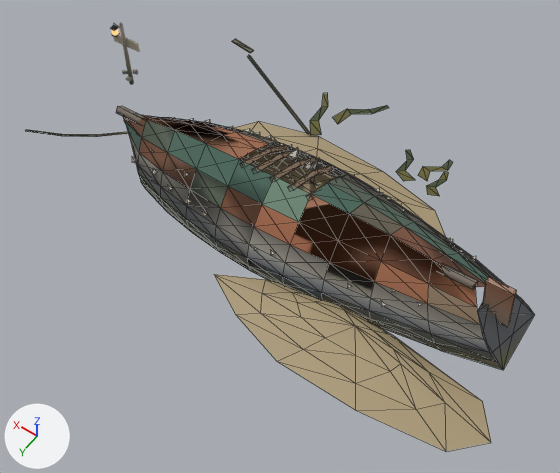
Before and after pictures for a commit that changed the glTF model public/harbour/kit/wreck_capsized.glb.
One viewpoint serves both versions: a 50 mm lens placed at (-7.46, 11.26, 17.27), pointed at (0.49, 0.13, -0.22). The axes (+X, +Y, +Z) are drawn at lower left. The lights are the same throughout. The first picture is the older version. Mesh edges are drawn as thin lines on the coarser meshes. Where no turn or scale is listed for an object, it has been applied to the vertices. Vertices at exactly the same position are counted once.

The older version as bpy lines, for what is in view:
```python
me_hull = bpy.data.meshes.new('hull')
me_hull.from_pydata(...)  # 519 vertices, 850 faces; spans x -8.3..8.3, y -4.8..4.8, z -1.7..1.7
me_hull.materials.append(mat_hb_opaque)
ob_hull = bpy.data.objects.new('hull', me_hull)
ob_hull.location = (1.09, -1.3, 1.02)
```
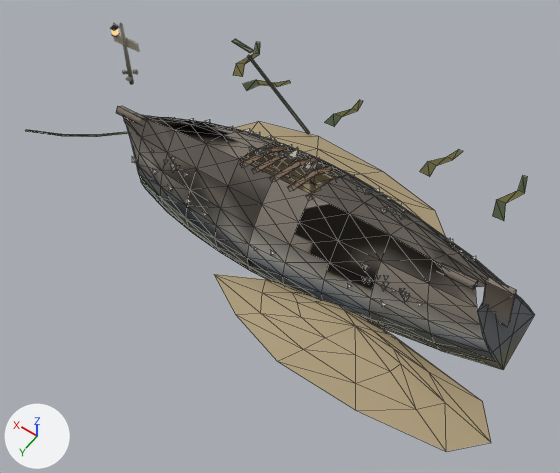
Where the newer file only moved an object's origin or applied its transform, the numbers keep the older frame.

The change, as a list of edits to the scene's bpy script:
```text
Change me_hull:
    used by ob_hull; location = (1.09, -1.3, 1.02)
    remove me_hull.from_pydata(...)  # 519 vertices, 850 faces; spans x -8.3..8.3, y -4.8..4.8, z -1.7..1.7
    add me_hull.from_pydata(...)  # 687 vertices, 976 faces; spans x -8.3..8.3, y -5.0..4.8, z -1.7..1.7
    me_hull part 1: the loose piece of 8 vertices spanning x -3.4..-2.7, y -3.8..-2.7, z -1.0 is scaled about its middle by (0.947, 1.38, 1), then moved by (0.0, -0.4, 0.0)
    me_hull part 2: the loose piece of 8 vertices spanning x 0.6..1.6, y -4.2..-2.2, z -1.0 is turned -24 degrees about the z axis through its middle, then moved by (-6.5, -0.3, 0.0)
    me_hull part 3: the loose piece of 8 vertices spanning x -0.5..0.7, y -4.8..-3.1, z -1.0 is scaled about its middle by (1, 0.714, 1), then moved by (3.3, 0.6, 0.0)
    me_hull part 4: the loose piece of 8 vertices spanning x -3.4..-2.7, y -3.8..-2.7, z -1.0 is copied, and the copy is scaled about its middle by (0.748, 1.4, 1), then moved by (3.5, -0.5, 0.0); it spans x 0.2..0.8, y -4.5..-3.0, z -1.0
    me_hull part 5: the loose piece of 8 vertices spanning x -0.5..0.7, y -4.8..-3.1, z -1.0 is copied, and the copy is turned 48.4 degrees about the z axis through its middle and scaled by 1.02, then moved by (4.5, -0.1, 0.0); it spans x 4.2..5.0, y -5.0..-3.1, z -1.0
    me_hull part 6: the loose piece of 8 vertices spanning x -3.7..-3.1, y -3.3..-2.2, z -1.0 is deleted
    me_hull part 7: the loose piece of 8 vertices spanning x -2.8..-1.9, y -3.5..-2.2, z -1.0 is deleted
    me_hull part 8: 52 vertices added at x -0.1..2.7, y 0.4..2.3, z 0.2..1.2
    me_hull part 9: 16 vertices added at x -5.0..-3.6, y 2.1..2.4, z 0.3..0.7
    me_hull part 10: 172 kept faces spanning x -8.3..6.1, y -1.4..4.8, z -1.1..1.7 get new vertex colours
    other edits to the shape of me_hull do not show in these pictures
```

Boxes [x1, y1, x2, y2] around the edits, measured in the pictures (560 x 473 px; the box of a moved part takes in the faces that stretch with it):
part 1 of me_hull, moved or reshaped
    before: [418, 160, 453, 181]
    after: [420, 150, 463, 177]
part 2 of me_hull, moved or reshaped
    before: [310, 93, 328, 135]
    after: [493, 175, 527, 221]
part 3 of me_hull, moved or reshaped
    before: [332, 105, 389, 124]
    after: [243, 80, 291, 90]
part 4 of me_hull, added
    after: [324, 100, 363, 126]
part 5 of me_hull, added
    after: [233, 42, 260, 77]
part 6 of me_hull, deleted
    before: [426, 172, 449, 196]
part 7 of me_hull, deleted
    before: [396, 150, 415, 181]
part 8 of me_hull, added
    after: [170, 147, 287, 172]
part 9 of me_hull, added
    after: [362, 264, 409, 301]
part 10 of me_hull, recoloured
    both: [123, 115, 517, 327]
